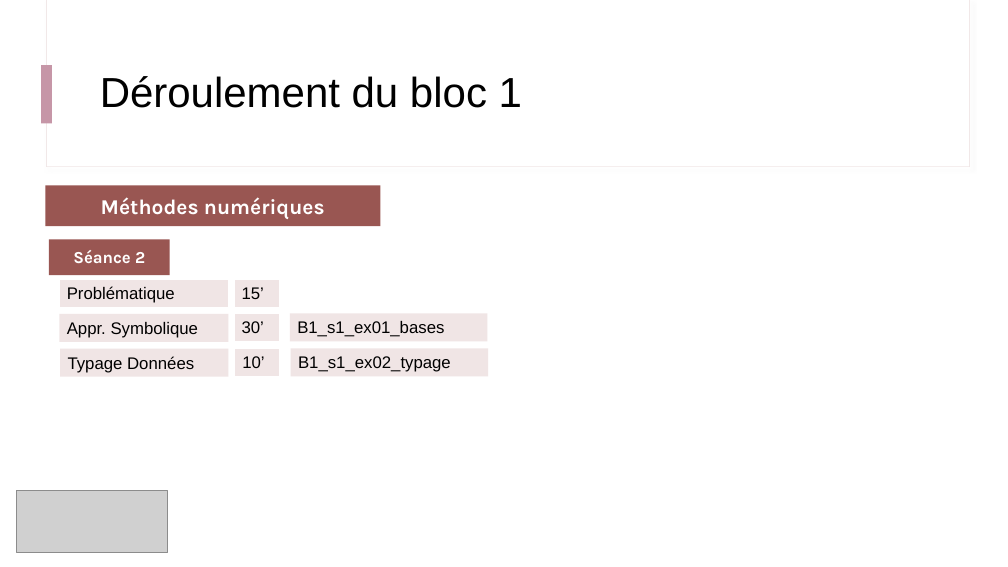
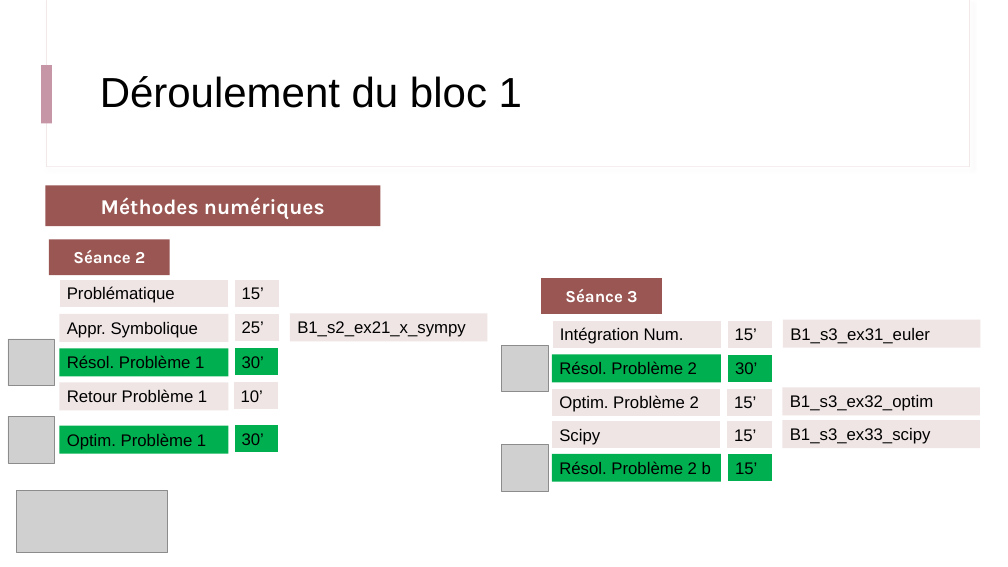
Before and after one commit to IOGS-Digital-Methods/semester-5, a slide deck: slide 4 of s5_outils_numeriques/b1_outils_numeriques/seance1_demistifier_python/B1_0_Deroulement.pptx. Drawn at 1008x567 pixels with LibreOffice and Linux fonts; fonts in the diff are those of the drawing; grey boxes stand for pictures. Boxes give left, top, right and bottom in pixels: in the first picture for what was removed or moved away, otherwise in the second. Text is boxed around its words. In the diff, an @@ line names an element or a change of style, - is before the commit and + after.

Commit message:
Update Bloc 1 - Euler

```diff
--- a/s5_outils_numeriques/b1_outils_numeriques/seance1_demistifier_python/B1_0_Deroulement.pptx
+++ b/s5_outils_numeriques/b1_outils_numeriques/seance1_demistifier_python/B1_0_Deroulement.pptx
@@ rectangle added at [541, 278, 662, 314], fill #995652, 16 pt, text #FFFFFF, bold @@
+Séance 3
@@ rectangle added at [234, 314, 280, 342], fill #F0E5E5, outline #FFFFFF 0.75 pt, 16 pt, text #000000 @@
+25’
@@ text in rectangle at [297, 321, 466, 337]: text changed @@
-B1_s1_ex01_bases
+B1_s2_ex21_x_sympy
@@ rectangle added at [553, 321, 722, 349], fill #F0E5E5, outline #FFFFFF 0.75 pt, 16 pt, text #000000 @@
+Intégration Num.
@@ rectangle added at [727, 321, 773, 349], fill #F0E5E5, outline #FFFFFF 0.75 pt, 16 pt, text #000000 @@
+15’
@@ rectangle added at [783, 320, 981, 348], fill #F0E5E5, 16 pt, text #000000 @@
+B1_s3_ex31_euler
@@ picture added at [8, 339, 54, 386] @@
@@ rectangle "Résol. Problème 1" at [59, 349, 228, 377]: fill #F0E5E5 to #00B050 @@
@@ text in rectangle at [67, 355, 204, 368]: text changed @@
-Typage Données
+Résol. Problème 1
@@ rectangle "30’": place and size @@
-rectangle "30’" at [234, 314, 280, 342]
+rectangle "30’" at [234, 348, 279, 376]
@@ rectangle "30’" at [234, 348, 279, 376]: fill #F0E5E5 to #00B050 @@
@@ rectangle removed at [290, 349, 488, 377] @@
-B1_s1_ex02_typage
@@ picture added at [502, 345, 549, 392] @@
@@ rectangle added at [552, 355, 721, 383], fill #00B050, 16 pt, text #000000 @@
+Résol. Problème 2
@@ rectangle added at [727, 355, 772, 383], fill #00B050, outline #FFFFFF 0.75 pt, 16 pt, text #000000 @@
+30’
@@ rectangle added at [59, 383, 228, 411], fill #F0E5E5, 16 pt, text #000000 @@
+Retour Problème 1
@@ rectangle "10’": place and size @@
-rectangle "10’" at [235, 349, 280, 377]
+rectangle "10’" at [233, 382, 278, 410]
@@ rectangle added at [552, 388, 721, 416], fill #F0E5E5, outline #FFFFFF 0.75 pt, 16 pt, text #000000 @@
+Optim. Problème 2
@@ rectangle added at [727, 388, 772, 416], fill #F0E5E5, outline #FFFFFF 0.75 pt, 16 pt, text #000000 @@
+15’
@@ rectangle added at [783, 387, 980, 415], fill #F0E5E5, 16 pt, text #000000 @@
+B1_s3_ex32_optim
@@ picture added at [8, 417, 54, 464] @@
@@ rectangle added at [59, 426, 228, 454], fill #00B050, 16 pt, text #000000 @@
+Optim. Problème 1
@@ rectangle added at [234, 425, 279, 453], fill #00B050, outline #FFFFFF 0.75 pt, 16 pt, text #000000 @@
+30’
@@ picture added at [502, 445, 549, 492] @@
@@ rectangle added at [552, 421, 721, 449], fill #F0E5E5, outline #FFFFFF 0.75 pt, 16 pt, text #000000 @@
+Scipy
@@ rectangle added at [727, 421, 772, 449], fill #F0E5E5, outline #FFFFFF 0.75 pt, 16 pt, text #000000 @@
+15’
@@ rectangle added at [783, 420, 980, 448], fill #F0E5E5, 16 pt, text #000000 @@
+B1_s3_ex33_scipy
@@ rectangle added at [552, 454, 721, 482], fill #00B050, 16 pt, text #000000 @@
+Résol. Problème 2 b
@@ rectangle added at [727, 454, 772, 482], fill #00B050, outline #FFFFFF 0.75 pt, 16 pt, text #000000 @@
+15’
```
Also in this commit, not shown: 1 slide added, 19 other files.
